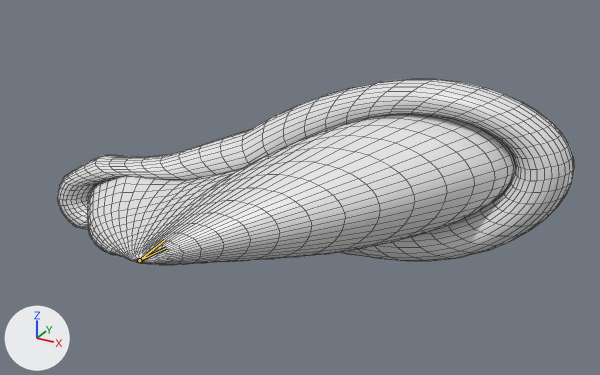
One commit to the FBX model Assets/NoAI/Mouth/Mouth0/Mouth0.fbx: the scene before it, then after it.
Before and after are seen from a camera (50 mm lens) standing at (1.62, -2.63, 1.31) and looking at (0.24, -0.13, 0.06). Lighting does not change. The marker at lower left points along +X, +Y and +Z. The first picture is the older version. Both versions are drawn at frame 8 of the action '아마튜어|Idle'; the numbers are the values there. The bones that change, and the others that lie on the model, are drawn over the model as lines. Mesh edges are drawn as thin lines.

Names of what the first picture shows: 'Mouth'.
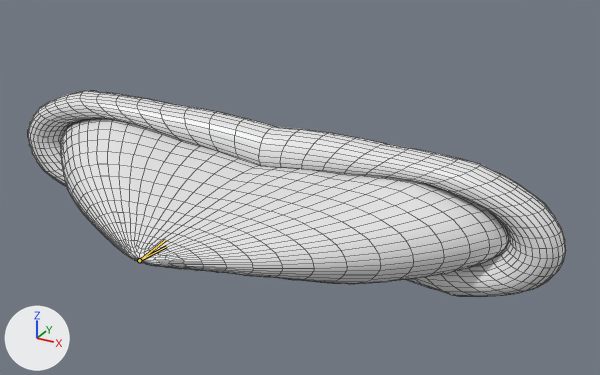
Boxes [x1, y1, x2, y2] around the edits, measured in the pictures (600 x 375 px):
'Mouth', posed (11% taller)
    before: [57, 79, 574, 265]
    after: [28, 91, 566, 297]
bone '본.001', root to tip
    before: (139, 260) to (164, 240)
    after: (139, 260) to (166, 239)
bone '본.002', root to tip
    before: (139, 260) to (166, 247)
    after: (139, 260) to (166, 246)

The change in detail:
Bone '본.001' (bone_본_001) turns from (-23, -27, 14) to (-19, 0, 0) degrees about its own x, y and z.
Bone '본.002' (bone_본_002) turns from (20, 0, 0) to (21, 0, 0) degrees about its own x, y and z.
